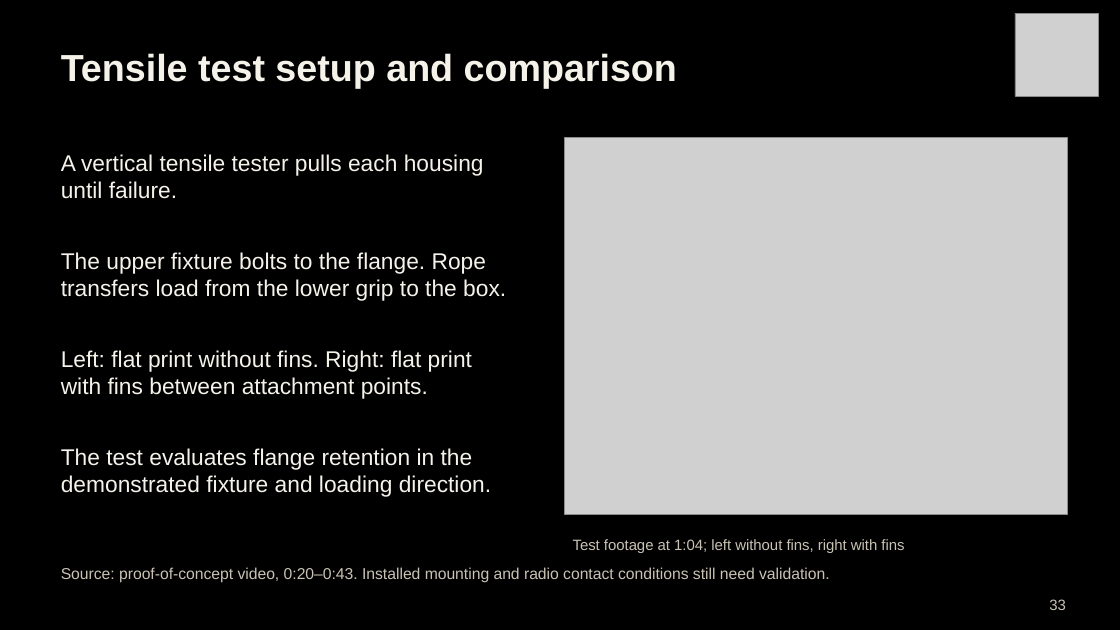
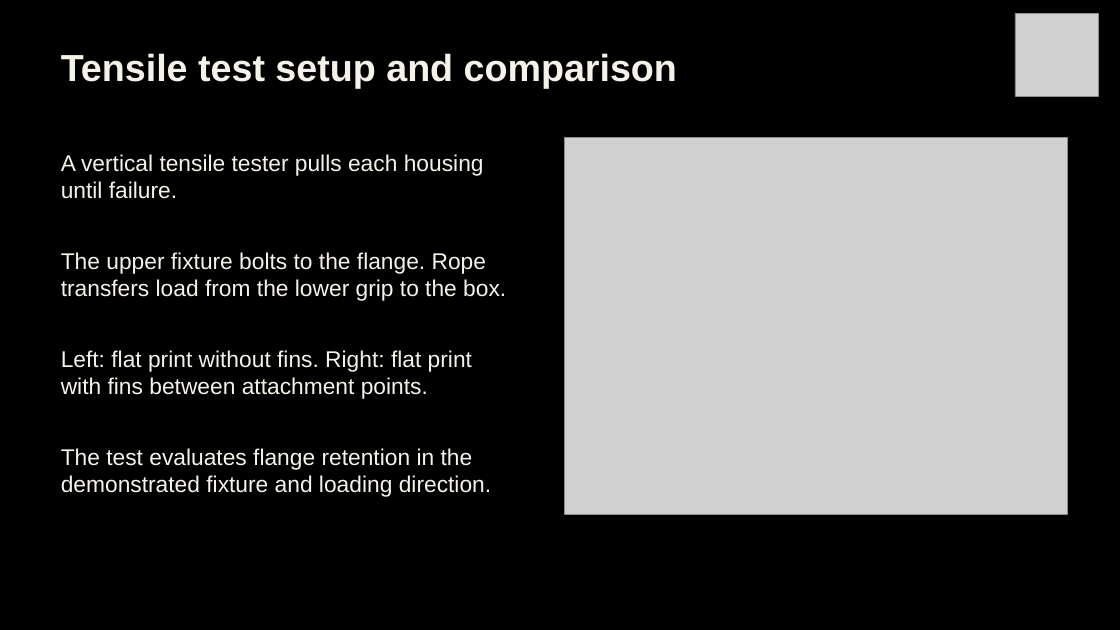
Before and after one commit to Polowater123/Aggie-Baja-Controls-The-A.B.C.-, a slide deck: slide 26 of PDR Draft.pptx (slide 33 before the commit). Drawn at 1120x630 pixels with LibreOffice and Linux fonts; fonts in the diff are those of the drawing; grey boxes stand for pictures. Boxes give left, top, right and bottom in pixels: in the first picture for what was removed or moved away, otherwise in the second. Text is boxed around its words. In the diff, an @@ line names an element or a change of style, - is before the commit and + after.

Commit message:
Update concept portfolio and PDR draft
This commit updates the concept portfolio and PDR draft PowerPoint files. The revisions reflect the latest presentation content and draft progress for the project.

```diff
--- a/PDR Draft.pptx
+++ b/PDR Draft.pptx
@@ text removed at (573,539,904,553) @@
-Test footage at 1:04; left without fins, right with fins
@@ text removed at (61,567,830,583) @@
-Source: proof-of-concept video, 0:20–0:43. Installed mounting and radio contact conditions still need validation.
@@ text removed at (1049,599,1066,610) @@
-33
```
Also in this commit, not shown: 37 other slides changed, 2 slides added, 15 slides removed, 1 other file.
